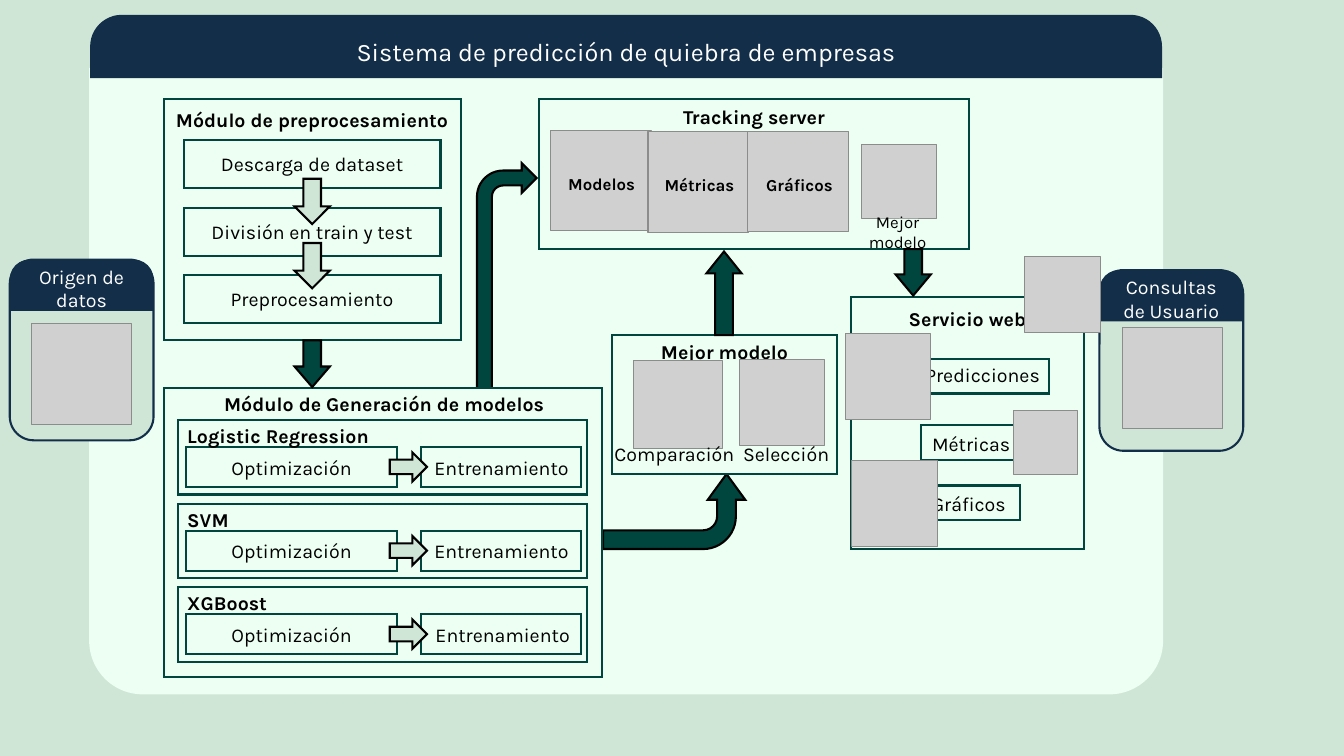
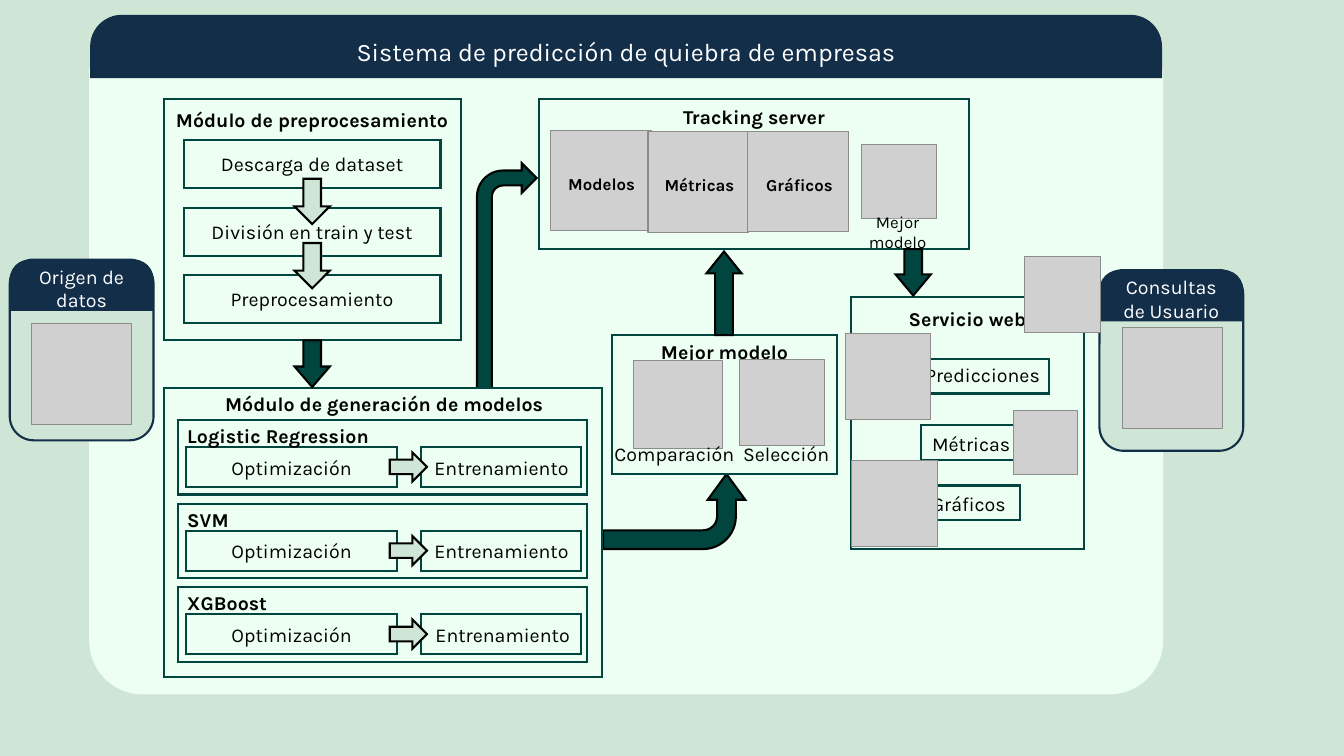
Before and after one commit to gasper-az/Plantilla-para-memoria, a slide deck: slide 1 of Otros docs/Diagrama componentes.pptx. Drawn at 1344x756 pixels with LibreOffice and Linux fonts; fonts in the diff are those of the drawing; grey boxes stand for pictures. Boxes give left, top, right and bottom in pixels: in the first picture for what was removed or moved away, otherwise in the second. Text is boxed around its words. In the diff, an @@ line names an element or a change of style, - is before the commit and + after.

```diff
--- a/Otros docs/Diagrama componentes.pptx
+++ b/Otros docs/Diagrama componentes.pptx
@@ text at bbox=[225, 395, 543, 416]: text changed @@
-Módulo de Generación de modelos
+Módulo de generación de modelos
```
Also in this commit, not shown: 2 other slides changed, 11 other files.
